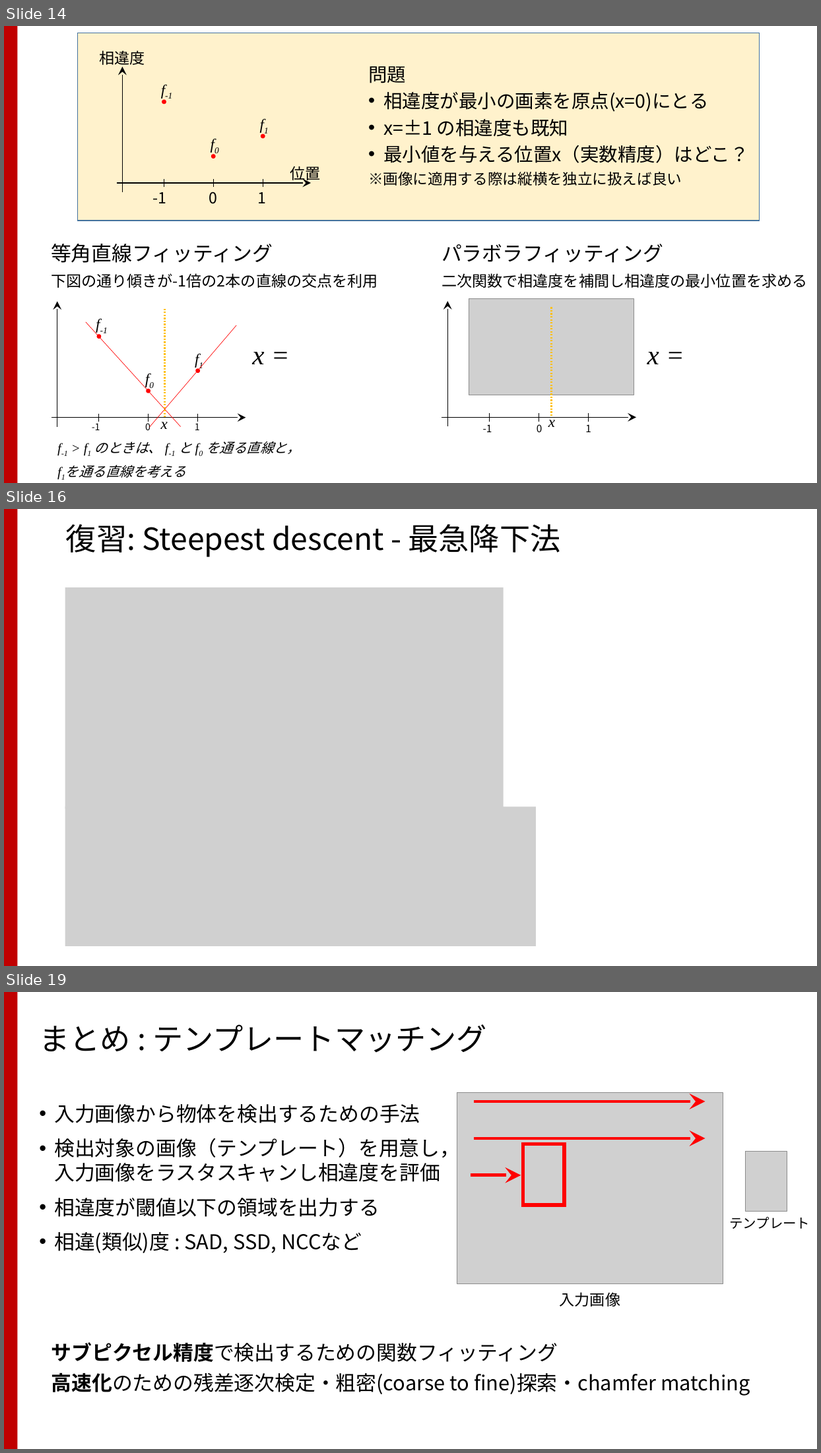
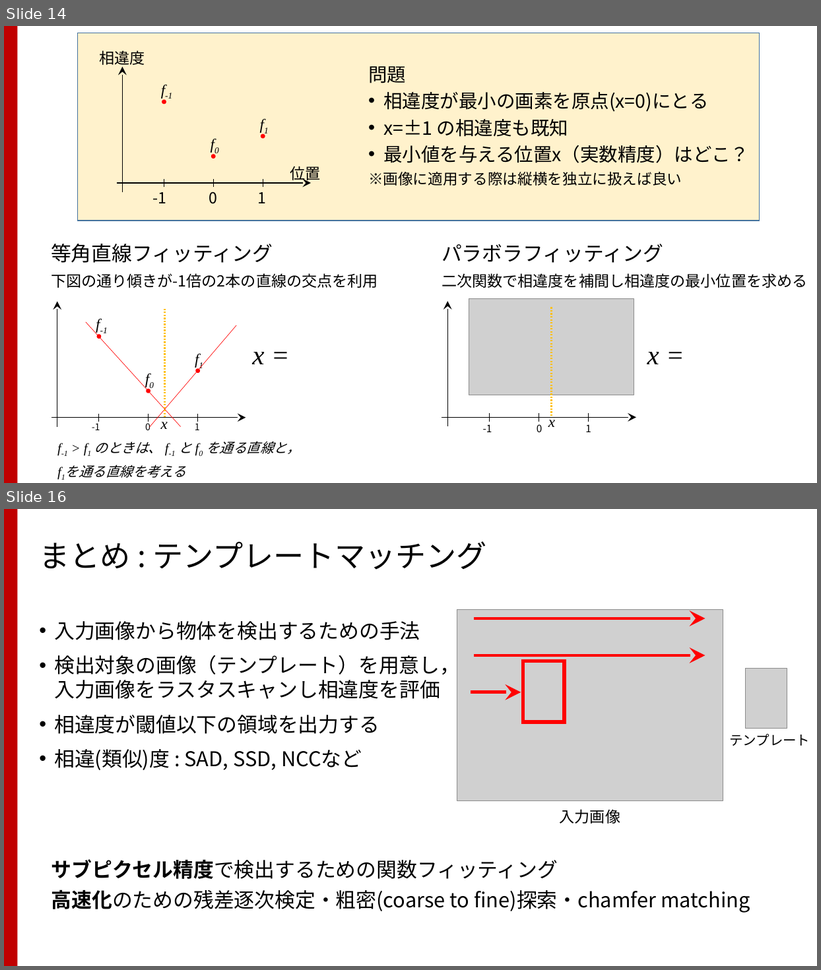
Before and after one commit to TakashiIjiri/TakashiIjiri.github.io, a slide deck: classes/dm2020_2/dm1.pptx. Shown one above the other, each under a label of ours: slides 14, 16 and 19 before the commit, slides 14 and 16 after it; the slides between them are not shown. The pictures are 821x1453 and 821x970 pixels, drawn with LibreOffice and Linux fonts; fonts in the diff are those of the drawing; grey boxes stand for pictures. Boxes give left, top, right and bottom in pixels: in the first picture for what was removed or moved away, otherwise in the second. Text is boxed around its words. In the diff, an @@ line names an element or a change of style, - is before the commit and + after.

```diff
--- a/classes/dm2020_2/dm1.pptx
+++ b/classes/dm2020_2/dm1.pptx
@@ slide 16 removed at (4,509,817,966), background #FFFFFF; not listed: 1 template element that a slide beside it also shows @@
@@ title removed at (66,524,561,557) @@
-復習: Steepest descent - 最急降下法
@@ picture removed at (65,588,504,809) @@
@@ picture removed at (65,807,536,947) @@
@@ what was slide 19 is now slide 16 @@
```
Also in this commit, not shown: 5 slides changed, 4 slides added, 5 other slides removed, 10 other files.
